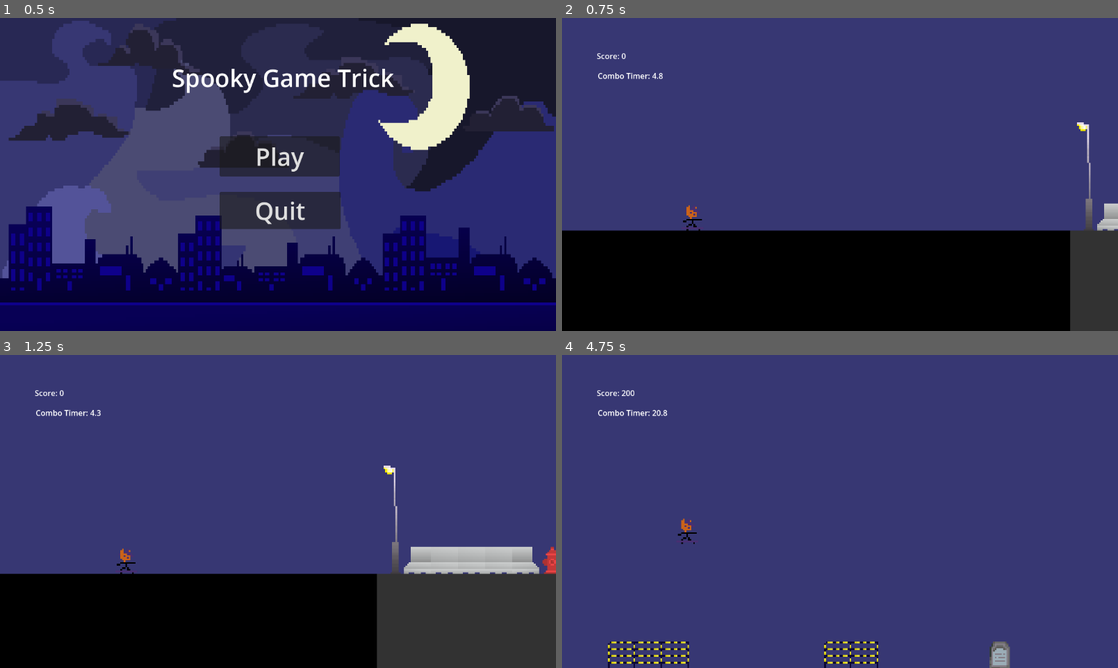
Above: before the commit, frames 1-4 (two rows, left to right).
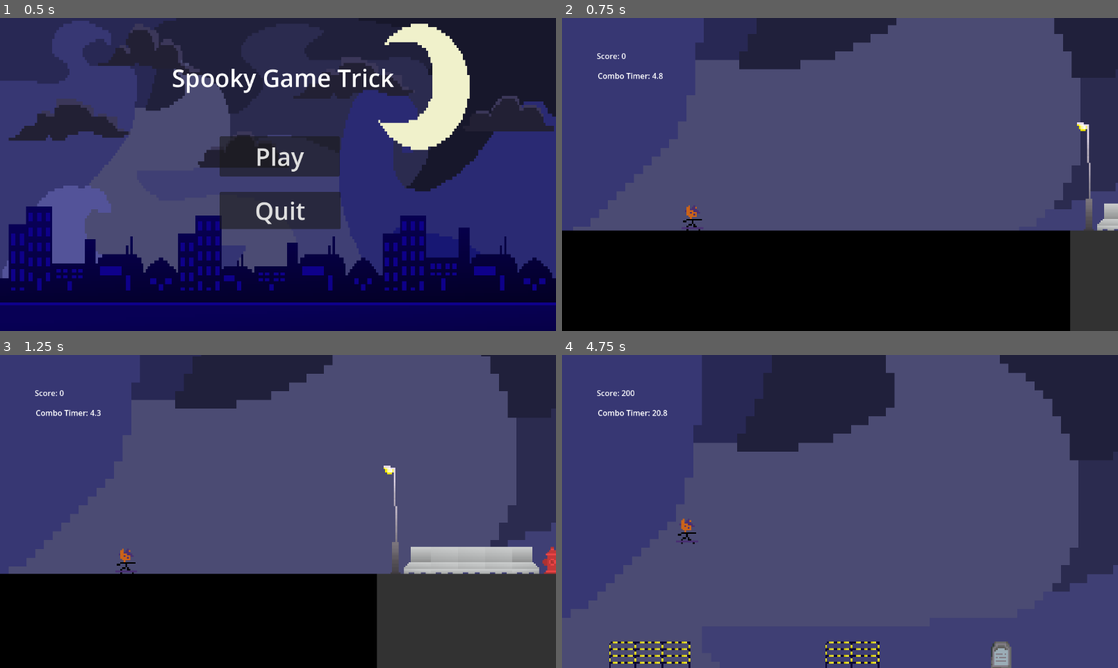
Above: after the commit, the same moments.

Repository: kedrickfudala/SGD-Spooky-Game-Jam
Game: Godot game, scene res://src/game_container.tscn
Same seed, same stepped clock (60 frames per second), same inputs: the game is played once before the commit and once after it.
Inputs:
- Up to frame 1 (0.5 s): no input
- Up to frame 2 (0.75 s): click "Play" at 0.5 s
- Up to frame 3 (1.25 s): no input
- Up to frame 4 (4.75 s): tap Space (jump) at 1.52, 2.27, 3.77, 4.52 s

Frame 1 is identical in both runs. In frame 2, 8.9% of the frame differs, in the area x 24-100%, y 0-62%; in frame 3, 9.6%; in frame 4, 17%, in the area x 8-100%, y 0-100%.

Commit message:
collision obj

Diff:
--- a/src/levels/level_5.tscn
+++ b/src/levels/level_5.tscn
@@ -5,4 +5,5 @@
 [node name="Level 5" instance=ExtResource("1_rqxoq")]
 
 [node name="TileMapLayer" parent="." index="0"]
+position = Vector2(-16, -8)
 tile_map_data = PackedByteArray("AAAAAAAAAAAAAAAAAAAAAAEAAAAAAAAAAAAAAAIAAAAAAAAAAAAAAAMAAAAAAAAAAAAAAAQAAAAAAAAAAAAAAA …(12640 unchanged characters)…
--- a/src/levels/level_template.tscn
+++ b/src/levels/level_template.tscn
@@ -1,9 +1,13 @@
-[gd_scene load_steps=9 format=4 uid="uid://du223uxastgd2"]
+[gd_scene load_steps=13 format=4 uid="uid://du223uxastgd2"]
 
 [ext_resource type="Texture2D" uid="uid://fb8fv80fba0d" path="res://assets/tiles/tempTiles.png" id="1_3fgrd"]
 [ext_resource type="Script" path="res://src/levels/level_template.gd" id="1_y5inb"]
 [ext_resource type="Texture2D" uid="uid://i4tqhofj7328" path="res://assets/tiles/TrickGameJamTileset.png" id="3_nu6l5"]
+[ext_resource type="PackedScene" uid="uid://16t5m70xc874" path="res://src/objects/combo_barrier1.tscn" id="4_yradr"]
 [ext_resource type="PackedScene" uid="uid://bhc2odtmne1i2" path="res://src/objects/combo_hydrant.tscn" id="5_akjpi"]
+[ext_resource type="PackedScene" uid="uid://dukkw2fynpef3" path="res://src/objects/combo_barrier2.tscn" id="5_gdfvg"]
+[ext_resource type="PackedScene" uid="uid://c36b6jaruh38m" path="res://src/objects/combo_chimney.tscn" id="7_2tiii"]
+[ext_resource type="PackedScene" uid="uid://evauj3p278os" path="res://src/objects/combo_tall_tomb.tscn" id="8_hu621"]
 
 [sub_resource type="TileSetAtlasSource" id="TileSetAtlasSource_txiyn"]
 texture = ExtResource("1_3fgrd")
@@ -121,7 +125,11 @@
 9:7/0/physics_layer_0/polygon_0/points = PackedVector2Array(-8, 8, 8, 8, 8, -8, -8, -8)
 
 [sub_resource type="TileSetScenesCollectionSource" id="TileSetScenesCollectionSource_ea7c7"]
+scenes/1/scene = ExtResource("4_yradr")
+scenes/2/scene = ExtResource("5_gdfvg")
 scenes/3/scene = ExtResource("5_akjpi")
+scenes/6/scene = ExtResource("7_2tiii")
+scenes/7/scene = ExtResource("8_hu621")
 
 [sub_resource type="TileSet" id="TileSet_d8bjs"]
 physics_layer_0/collision_layer = 1
--- a/src/levels/world.tscn
+++ b/src/levels/world.tscn
@@ -13,6 +13,6 @@
 
 [node name="Sprite2D" type="Sprite2D" parent="ParallaxBackground/ParallaxLayer"]
 texture_repeat = 2
-position = Vector2(1111, 224)
-scale = Vector2(9.17, 9.17)
+position = Vector2(388.24, 144.5)
+scale = Vector2(5.17969, 5.17969)
 texture = ExtResource("2_nyh8e")
--- /dev/null
+++ b/src/objects/combo_barrier1.tscn
@@ -0,0 +1,19 @@
+[gd_scene load_steps=4 format=3 uid="uid://16t5m70xc874"]
+
+[ext_resource type="PackedScene" uid="uid://bvrddrd1ek6ad" path="res://src/objects/combo_object.tscn" id="1_xpmrx"]
+[ext_resource type="Texture2D" uid="uid://dxuy644rfcgns" path="res://assets/sprites/combo objects/barrier1.png" id="2_hjs54"]
+
+[sub_resource type="RectangleShape2D" id="RectangleShape2D_4drwo"]
+size = Vector2(13, 4)
+
+[node name="ComboBarrier1" instance=ExtResource("1_xpmrx")]
+
+[node name="Sprite2D" parent="." index="0"]
+texture = ExtResource("2_hjs54")
+
+[node name="CollisionPolygon2D" parent="." index="1"]
+polygon = PackedVector2Array(-4, -8, 8, -8, 8, 8, -8, 8, -8, 8, -7, 3)
+
+[node name="CollisionShape2D" parent="Area2D" index="0"]
+position = Vector2(2, -10)
+shape = SubResource("RectangleShape2D_4drwo")
--- /dev/null
+++ b/src/objects/combo_barrier2.tscn
@@ -0,0 +1,19 @@
+[gd_scene load_steps=4 format=3 uid="uid://dukkw2fynpef3"]
+
+[ext_resource type="PackedScene" uid="uid://bvrddrd1ek6ad" path="res://src/objects/combo_object.tscn" id="1_5qpcw"]
+[ext_resource type="Texture2D" uid="uid://c5taadf5d4b2g" path="res://assets/sprites/combo objects/barrier2.png" id="2_nexwc"]
+
+[sub_resource type="RectangleShape2D" id="RectangleShape2D_4yxru"]
+size = Vector2(16, 5)
+
+[node name="ComboBarrier2" instance=ExtResource("1_5qpcw")]
+
+[node name="Sprite2D" parent="." index="0"]
+texture = ExtResource("2_nexwc")
+
+[node name="CollisionPolygon2D" parent="." index="1"]
+polygon = PackedVector2Array(-8, -8, 8, -8, 8, 8, -8, 8)
+
+[node name="CollisionShape2D" parent="Area2D" index="0"]
+position = Vector2(0, -10)
+shape = SubResource("RectangleShape2D_4yxru")
--- /dev/null
+++ b/src/objects/combo_chimney.tscn
@@ -0,0 +1,19 @@
+[gd_scene load_steps=4 format=3 uid="uid://c36b6jaruh38m"]
+
+[ext_resource type="PackedScene" uid="uid://bvrddrd1ek6ad" path="res://src/objects/combo_object.tscn" id="1_wwppn"]
+[ext_resource type="Texture2D" uid="uid://c0xioufqfnht2" path="res://assets/sprites/combo objects/chimney.png" id="2_ie7l2"]
+
+[sub_resource type="RectangleShape2D" id="RectangleShape2D_0pxh0"]
+size = Vector2(8, 3)
+
+[node name="ComboChimney" instance=ExtResource("1_wwppn")]
+
+[node name="Sprite2D" parent="." index="0"]
+texture = ExtResource("2_ie7l2")
+
+[node name="CollisionPolygon2D" parent="." index="1"]
+polygon = PackedVector2Array(-2, 0, 6, 0, 5, 8, -1, 8)
+
+[node name="CollisionShape2D" parent="Area2D" index="0"]
+position = Vector2(2, -1.5)
+shape = SubResource("RectangleShape2D_0pxh0")
--- a/src/objects/combo_hydrant.tscn
+++ b/src/objects/combo_hydrant.tscn
@@ -1,13 +1,10 @@
-[gd_scene load_steps=5 format=3 uid="uid://bhc2odtmne1i2"]
+[gd_scene load_steps=4 format=3 uid="uid://bhc2odtmne1i2"]
 
 [ext_resource type="PackedScene" uid="uid://bvrddrd1ek6ad" path="res://src/objects/combo_object.tscn" id="1_jsld0"]
 [ext_resource type="Texture2D" uid="uid://chd80pcy0e3ub" path="res://assets/sprites/combo objects/hydrant.png" id="2_cbse8"]
 
-[sub_resource type="RectangleShape2D" id="RectangleShape2D_wym1q"]
-size = Vector2(12, 16)
-
 [sub_resource type="RectangleShape2D" id="RectangleShape2D_eks34"]
-size = Vector2(12, 4)
+size = Vector2(8, 3)
 
 [node name="ComboHydrant" instance=ExtResource("1_jsld0")]
 score_value = 50
@@ -16,9 +13,9 @@
 [node name="Sprite2D" parent="." index="0"]
 texture = ExtResource("2_cbse8")
 
-[node name="CollisionShape2D" parent="." index="1"]
-shape = SubResource("RectangleShape2D_wym1q")
+[node name="CollisionPolygon2D" parent="." index="1"]
+polygon = PackedVector2Array(-4, -4, 0, -7, 4, -4, 3, 8, -3, 8)
 
 [node name="CollisionShape2D" parent="Area2D" index="0"]
-position = Vector2(0, -10)
+position = Vector2(0, -8.5)
 shape = SubResource("RectangleShape2D_eks34")
--- a/src/objects/combo_object.tscn
+++ b/src/objects/combo_object.tscn
@@ -8,7 +8,7 @@
 
 [node name="Sprite2D" type="Sprite2D" parent="."]
 
-[node name="CollisionShape2D" type="CollisionShape2D" parent="."]
+[node name="CollisionPolygon2D" type="CollisionPolygon2D" parent="."]
 
 [node name="Area2D" type="Area2D" parent="."]
 collision_layer = 4
--- /dev/null
+++ b/src/objects/combo_tall_tomb.tscn
@@ -0,0 +1,20 @@
+[gd_scene load_steps=4 format=3 uid="uid://evauj3p278os"]
+
+[ext_resource type="PackedScene" uid="uid://bvrddrd1ek6ad" path="res://src/objects/combo_object.tscn" id="1_5ohmi"]
+[ext_resource type="Texture2D" uid="uid://0730rcc0gneb" path="res://assets/sprites/combo objects/talltomb.png" id="2_q1rnx"]
+
+[sub_resource type="RectangleShape2D" id="RectangleShape2D_orw7y"]
+size = Vector2(8, 6)
+
+[node name="ComboTallTomb" instance=ExtResource("1_5ohmi")]
+position = Vector2(0, -8)
+
+[node name="Sprite2D" parent="." index="0"]
+texture = ExtResource("2_q1rnx")
+
+[node name="CollisionPolygon2D" parent="." index="1"]
+polygon = PackedVector2Array(-3, -12, 0, -15, 3, -12, 4, 16, -4, 16)
+
+[node name="CollisionShape2D" parent="Area2D" index="0"]
+position = Vector2(0, -17)
+shape = SubResource("RectangleShape2D_orw7y")
--- /dev/null
+++ b/src/objects/combo_tombstone.tscn
@@ -0,0 +1,19 @@
+[gd_scene load_steps=4 format=3 uid="uid://d05ymowclyctp"]
+
+[ext_resource type="PackedScene" uid="uid://bvrddrd1ek6ad" path="res://src/objects/combo_object.tscn" id="1_j5yva"]
+[ext_resource type="Texture2D" uid="uid://kv2sxfck4d6t" path="res://assets/sprites/combo objects/tombstone_1.png" id="2_3pqmw"]
+
+[sub_resource type="RectangleShape2D" id="RectangleShape2D_8gf3h"]
+size = Vector2(12, 4)
+
+[node name="ComboTombstone" instance=ExtResource("1_j5yva")]
+
+[node name="Sprite2D" parent="." index="0"]
+texture = ExtResource("2_3pqmw")
+
+[node name="CollisionPolygon2D" parent="." index="1"]
+polygon = PackedVector2Array(-6, 8, 6, 8, 6, -5, 4, -8, -4, -8, -6, -5)
+
+[node name="CollisionShape2D" parent="Area2D" index="0"]
+position = Vector2(0, -10)
+shape = SubResource("RectangleShape2D_8gf3h")
--- /dev/null
+++ b/src/objects/combo_traffic_cone.tscn
@@ -0,0 +1,19 @@
+[gd_scene load_steps=4 format=3 uid="uid://cq6snv2g3q551"]
+
+[ext_resource type="PackedScene" uid="uid://bvrddrd1ek6ad" path="res://src/objects/combo_object.tscn" id="1_ll0wp"]
+[ext_resource type="Texture2D" uid="uid://hpdwg748mbix" path="res://assets/sprites/combo objects/cone.png" id="2_kwkyo"]
+
+[sub_resource type="RectangleShape2D" id="RectangleShape2D_04gi1"]
+size = Vector2(8, 7)
+
+[node name="ComboTrafficCone" instance=ExtResource("1_ll0wp")]
+
+[node name="Sprite2D" parent="." index="0"]
+texture = ExtResource("2_kwkyo")
+
+[node name="CollisionPolygon2D" parent="." index="1"]
+polygon = PackedVector2Array(-5, 8, 5, 8, 2, -2, -2, -2)
+
+[node name="CollisionShape2D" parent="Area2D" index="0"]
+position = Vector2(0, -5.5)
+shape = SubResource("RectangleShape2D_04gi1")
--- /dev/null
+++ b/src/objects/combo_traffic_divider.tscn
@@ -0,0 +1,20 @@
+[gd_scene load_steps=4 format=3 uid="uid://dbt1ol58velns"]
+
+[ext_resource type="PackedScene" uid="uid://bvrddrd1ek6ad" path="res://src/objects/combo_object.tscn" id="1_urbb3"]
+[ext_resource type="Texture2D" uid="uid://di7gvap16xb76" path="res://assets/sprites/combo objects/construction.png" id="2_fidkr"]
+
+[sub_resource type="RectangleShape2D" id="RectangleShape2D_jx1ya"]
+size = Vector2(32, 6)
+
+[node name="ComboTrafficDivider" instance=ExtResource("1_urbb3")]
+
+[node name="Sprite2D" parent="." index="0"]
+position = Vector2(16, -24)
+texture = ExtResource("2_fidkr")
+
+[node name="CollisionPolygon2D" parent="." index="1"]
+polygon = PackedVector2Array(-16, -8, 16, -8, 16, 8, -16, 8)
+
+[node name="CollisionShape2D" parent="Area2D" index="0"]
+position = Vector2(0, -11)
+shape = SubResource("RectangleShape2D_jx1ya")
--- /dev/null
+++ b/src/objects/combo_traffic_rail_1.tscn
@@ -0,0 +1,19 @@
+[gd_scene load_steps=4 format=3 uid="uid://dh8l05yfjlvhq"]
+
+[ext_resource type="PackedScene" uid="uid://bvrddrd1ek6ad" path="res://src/objects/combo_object.tscn" id="1_ner0o"]
+[ext_resource type="Texture2D" uid="uid://bqibu7376jwub" path="res://assets/sprites/combo objects/yellowblackrail1.png" id="2_dx7jb"]
+
+[sub_resource type="RectangleShape2D" id="RectangleShape2D_8trf0"]
+size = Vector2(16, 5.5)
+
+[node name="ComboTrafficRail1" instance=ExtResource("1_ner0o")]
+
+[node name="Sprite2D" parent="." index="0"]
+texture = ExtResource("2_dx7jb")
+
+[node name="CollisionPolygon2D" parent="." index="1"]
+polygon = PackedVector2Array(-8, 8, 8, 8, 8, -8, -8, -8)
+
+[node name="CollisionShape2D" parent="Area2D" index="0"]
+position = Vector2(0, -10.75)
+shape = SubResource("RectangleShape2D_8trf0")
--- /dev/null
+++ b/src/objects/combo_traffic_rail_2.tscn
@@ -0,0 +1,19 @@
+[gd_scene load_steps=4 format=3 uid="uid://b4oaxso5dgkle"]
+
+[ext_resource type="PackedScene" uid="uid://bvrddrd1ek6ad" path="res://src/objects/combo_object.tscn" id="1_2us6r"]
+[ext_resource type="Texture2D" uid="uid://bv8esmebwkp4j" path="res://assets/sprites/combo objects/yellowblackrail2.png" id="2_g3u32"]
+
+[sub_resource type="RectangleShape2D" id="RectangleShape2D_m1u4o"]
+size = Vector2(16, 4.5)
+
+[node name="ComboTrafficRail2" instance=ExtResource("1_2us6r")]
+
+[node name="Sprite2D" parent="." index="0"]
+texture = ExtResource("2_g3u32")
+
+[node name="CollisionPolygon2D" parent="." index="1"]
+polygon = PackedVector2Array(-8, -8, 8, -8, 8, 8, -8, 8)
+
+[node name="CollisionShape2D" parent="Area2D" index="0"]
+position = Vector2(0, -10.25)
+shape = SubResource("RectangleShape2D_m1u4o")
Binary file added: assets/sprites/combo objects/barrier1.png
Not shown, added: assets/sprites/combo objects/barrier1.png.import
Binary file added: assets/sprites/combo objects/barrier2.png
Not shown, added: assets/sprites/combo objects/barrier2.png.import
Binary file added: assets/sprites/combo objects/chimney.png
Not shown, added: assets/sprites/combo objects/chimney.png.import
Binary file added: assets/sprites/combo objects/cone.png
Not shown, added: assets/sprites/combo objects/cone.png.import
Binary file added: assets/sprites/combo objects/construction.png
Not shown, added: assets/sprites/combo objects/construction.png.import
Binary file added: assets/sprites/combo objects/talltomb.png
Not shown, added: assets/sprites/combo objects/talltomb.png.import
(and 6 more such lines)
